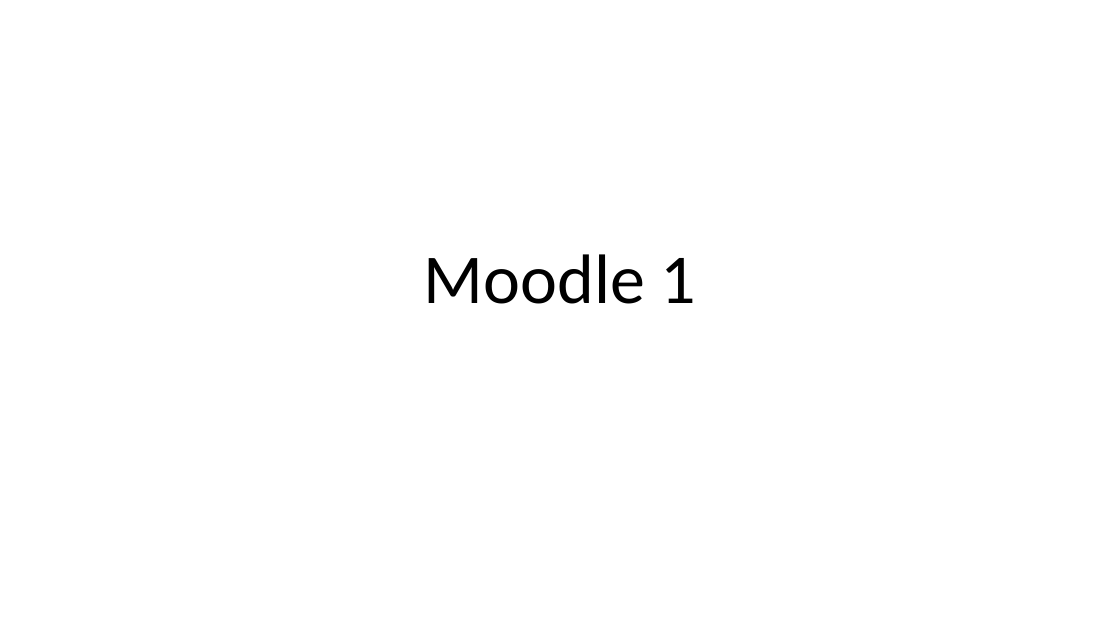
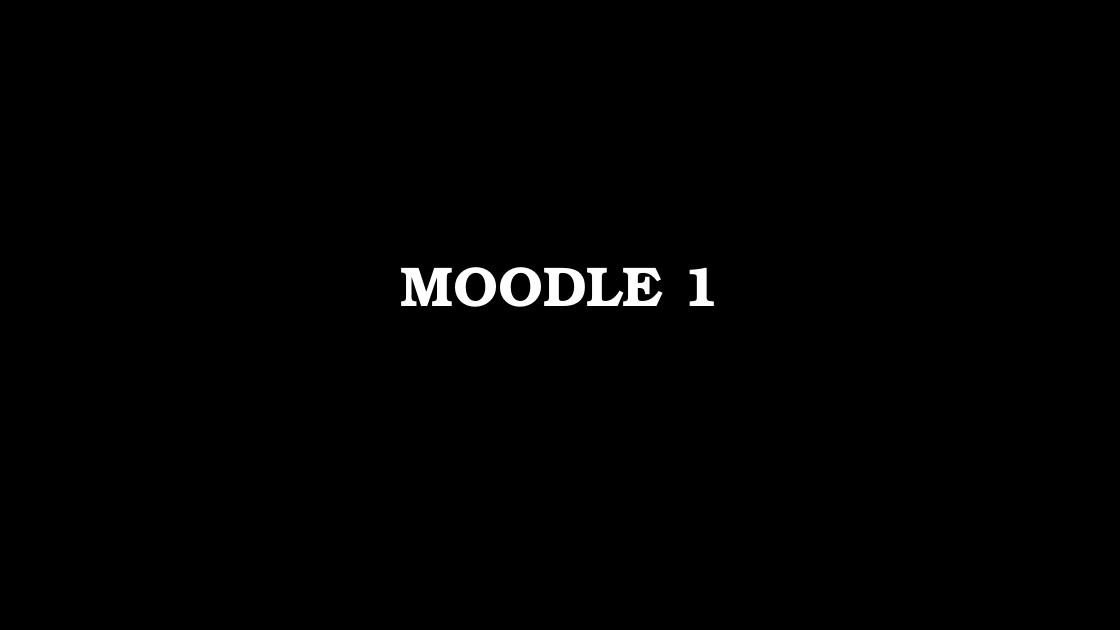
Before and after one commit to cscabrerag/prueba01, a slide deck: slide 1 of Documentacion/02_Planificacion/Informe 002.pptx. Drawn at 1120x630 pixels with LibreOffice and Linux fonts; fonts in the diff are those of the drawing; background and template pictures are left out. Boxes give left, top, right and bottom in pixels: in the first picture for what was removed or moved away, otherwise in the second. Text is boxed around its words. In the diff, an @@ line names an element or a change of style, - is before the commit and + after.

```diff
--- a/Documentacion/02_Planificacion/Informe 002.pptx
+++ b/Documentacion/02_Planificacion/Informe 002.pptx
@@ background #FFFFFF to picture (left out) @@
@@ title at bbox=[401, 267, 719, 307]: text changed; size 60 to 48 pt; font Calibri to TeX Gyre Bonum; text colour #000000 to #FFFFFF; bold on @@
-Moodle 1
+MOODLE 1
```
Also in this commit, not shown: 1 slide added.
